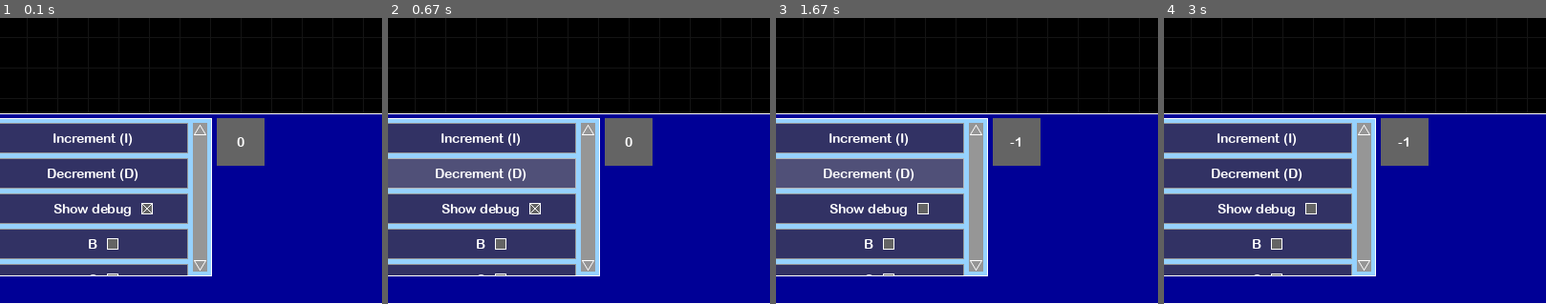
Above: before the commit, frames 1-4 (left to right).
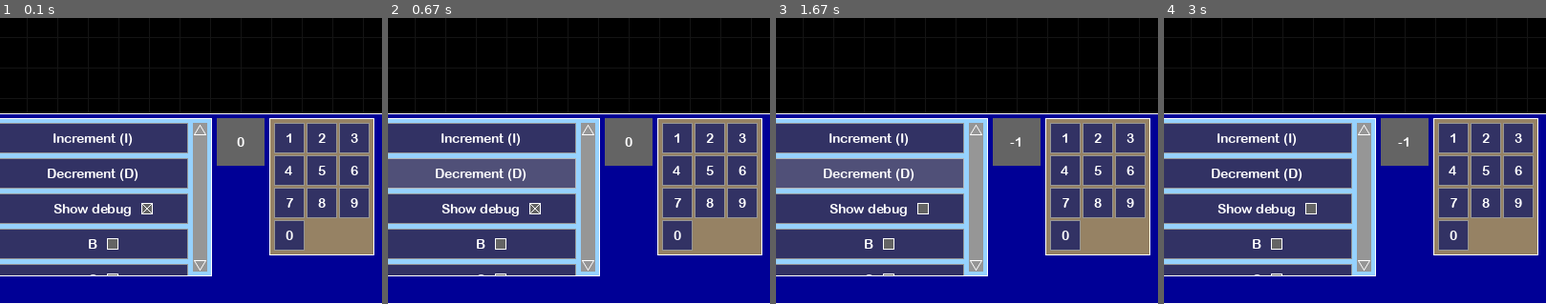
Above: after the commit, the same moments.

Repository: JonathanMurray/pygameui
Game: pygame game, started from main.py
Same seed, same stepped clock (60 frames per second), same inputs: the game is played once before the commit and once after it.
Inputs (mouse positions are % of the whole screen's width and height, from its top left):
- Up to frame 1 (0.1 s): no input
- Up to frame 2 (0.67 s): press the mouse at (14, 72) at 0.37 s; move the mouse to (33, 76) at 0.47 s; release the mouse at (53, 80) at 0.6 s
- Up to frame 3 (1.67 s): press the mouse at (50, 83) at 0.7 s; move the mouse to (32, 81) at 0.8 s; release the mouse at (15, 79) at 0.93 s; press the mouse at (66, 71) at 1.03 s; move the mouse to (77, 73) at 1.13 s; release the mouse at (88, 76) at 1.27 s; click (42, 76) at 1.38 s
- Up to frame 4 (3 s): click (60, 71) at 1.72 s; press the mouse at (66, 71) at 2.03 s; move the mouse to (39, 74) at 2.13 s; release the mouse at (12, 78) at 2.27 s; press the mouse at (75, 71) at 2.37 s; move the mouse to (44, 65) at 2.47 s; release the mouse at (13, 58) at 2.6 s
The pictures show only the part of the screen within x 28-78%, y 50-100%; the shares and areas given below are measured in that part.

The runs differ from the first frame. In frame 1, 13% of the frame differs, in the area x 70-98%, y 35-83%; in frame 2, 13%; in frame 3, 13%; in frame 4, 13%.

Commit message:
Create grid container

Diff:
--- a/containers.py
+++ b/containers.py
@@ -223,3 +223,25 @@
   def update(self, elapsed_time: int):
     super().update(elapsed_time)
     self.scroll(self._scrolling_velocity)
+
+
+class GridContainer(AbstractContainer):
+  def __init__(self, children: List[Component], dimensions: Tuple[int, int], padding: int, margin: int, **kwargs):
+    self._cell_size = (max(c.size[0] for c in children), max(c.size[1] for c in children))
+    size = (dimensions[0] * self._cell_size[0] + 2 * padding + (dimensions[0] - 1) * margin,
+            dimensions[1] * self._cell_size[1] + 2 * padding + (dimensions[1] - 1) * margin)
+    super().__init__(size, children, **kwargs)
+    self._dimensions = dimensions
+    self._padding = padding
+    self._margin = margin
+
+  def set_pos(self, pos: Vector2):
+    super().set_pos(pos)
+    relative_pos = (self._padding, self._padding)
+    num_cols = self._dimensions[0]
+    for i, component in enumerate(self._children):
+      component.set_pos(pos + relative_pos)
+      if i % num_cols == num_cols - 1:
+        relative_pos = (self._padding, relative_pos[1] + self._cell_size[1] + self._margin)
+      else:
+        relative_pos = (relative_pos[0] + self._cell_size[0] + self._margin, relative_pos[1])
--- a/main.py
+++ b/main.py
@@ -8,7 +8,7 @@
 
 from button import button
 from checkbox import checkbox
-from containers import ListContainer, Orientation, AbsolutePosContainer, ScrollContainer
+from containers import ListContainer, Orientation, AbsolutePosContainer, ScrollContainer, GridContainer
 from ui import BackgroundGrid, Style, Text, Counter, FormattedText
 
 SCREEN_RESOLUTION = (800, 600)
@@ -64,7 +64,23 @@
                                    orientation=Orientation.VERTICAL,
                                    style=Style(background=Color(150, 210, 255), border_color=COLOR_WHITE))
 
-  hud = ListContainer(width=800, height=200, children=[left_menu_bar, right_menu_bar, counter], margin=5,
+  grid_children = [
+    button(font, (32, 32), callback=lambda: print("grid"), label="1"),
+    button(font, (32, 32), callback=lambda: print("grid"), label="2"),
+    button(font, (32, 32), callback=lambda: print("grid"), label="3"),
+    button(font, (32, 32), callback=lambda: print("grid"), label="4"),
+    button(font, (32, 32), callback=lambda: print("grid"), label="5"),
+    button(font, (32, 32), callback=lambda: print("grid"), label="6"),
+    button(font, (32, 32), callback=lambda: print("grid"), label="7"),
+    button(font, (32, 32), callback=lambda: print("grid"), label="8"),
+    button(font, (32, 32), callback=lambda: print("grid"), label="9"),
+    button(font, (32, 32), callback=lambda: print("grid"), label="0"),
+  ]
+  grid_container = GridContainer(children=grid_children, dimensions=(3, 4), padding=5, margin=2,
+                                 style=Style(background=Color(150, 130, 100), border_color=COLOR_WHITE))
+
+  hud = ListContainer(width=800, height=200, children=[left_menu_bar, right_menu_bar, counter, grid_container],
+                      margin=5,
                       padding=5, orientation=Orientation.HORIZONTAL,
                       style=Style(border_color=COLOR_WHITE, background=Color(0, 0, 150)))
   container = AbsolutePosContainer(SCREEN_RESOLUTION, [(Vector2(5, 5), debug_window), (Vector2(0, 400), hud)])
